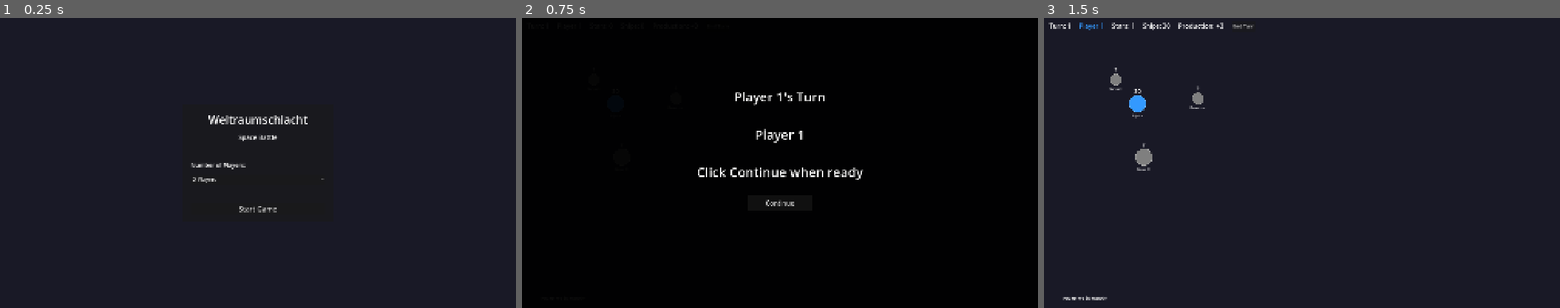
Above: before the commit, frames 1-3 (left to right).
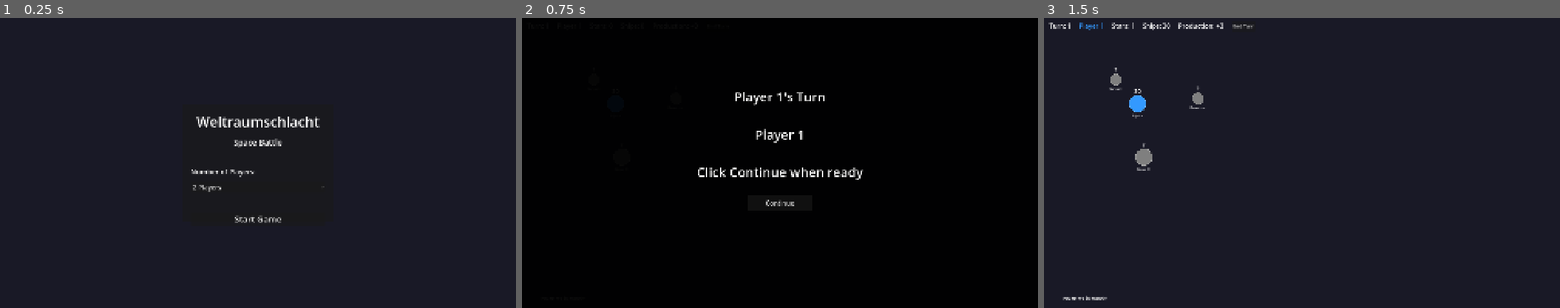
Above: after the commit, the same moments.

Repository: chrbayer/wrs
Game: Godot game, scene res://scenes/main.tscn
The game is run twice, just before and just after one commit, with the same random seed, the same clock (stepped at 60 frames per second) and the same inputs.
Inputs:
- Up to frame 1 (0.25 s): no input
- Up to frame 2 (0.75 s): click "Start Game" at 0.5 s
- Up to frame 3 (1.5 s): click "Continue" at 1.25 s

The runs differ from the first frame. In frame 1, 1.4% of the frame differs, in the area x 37-63%, y 33-71%; in frame 2, nothing differs; in frame 3, nothing differs.

Commit message:
Add new game mechanics proposals (FUT-07 to FUT-14) and increase setup screen font sizes
New future requirements for strategic depth:
- FUT-07: Bomber ship type (half speed, 3/2 attack, 2/3 defense)
- FUT-08: Conquest reduces production by 1
- FUT-09: Production rate upgrades (max 8)
- FUT-10: Defense batteries (max 3, visible presence)
- FUT-11: Battery maintenance costs
- FUT-12: Bomber economic damage (ratio-based)
- FUT-13: Minimum production rate of 1
- FUT-14: Mixed fleets with slowest speed

Also includes balance evaluation document.

Co-Authored-By: Claude Opus 4.5 <noreply@anthropic.com>

Diff:
--- a/scenes/main.tscn
+++ b/scenes/main.tscn
@@ -147,13 +147,13 @@
 
 [node name="TitleLabel" type="Label" parent="HUD/SetupScreen/VBox"]
 layout_mode = 2
-theme_override_font_sizes/font_size = 42
+theme_override_font_sizes/font_size = 52
 text = "Weltraumschlacht"
 horizontal_alignment = 1
 
 [node name="SubtitleLabel" type="Label" parent="HUD/SetupScreen/VBox"]
 layout_mode = 2
-theme_override_font_sizes/font_size = 24
+theme_override_font_sizes/font_size = 30
 text = "Space Battle"
 horizontal_alignment = 1
 
@@ -163,12 +163,12 @@
 
 [node name="PlayerCountLabel" type="Label" parent="HUD/SetupScreen/VBox"]
 layout_mode = 2
-theme_override_font_sizes/font_size = 22
+theme_override_font_sizes/font_size = 26
 text = "Number of Players:"
 
 [node name="PlayerCountOption" type="OptionButton" parent="HUD/SetupScreen/VBox"]
 layout_mode = 2
-theme_override_font_sizes/font_size = 20
+theme_override_font_sizes/font_size = 24
 
 [node name="Spacer2" type="Control" parent="HUD/SetupScreen/VBox"]
 custom_minimum_size = Vector2(0, 30)
@@ -176,7 +176,7 @@
 
 [node name="StartGameButton" type="Button" parent="HUD/SetupScreen/VBox"]
 layout_mode = 2
-theme_override_font_sizes/font_size = 26
+theme_override_font_sizes/font_size = 32
 text = "Start Game"
 
 [node name="CombatReportScreen" type="Panel" parent="HUD"]
Not shown, added: FUT-07-14-BEWERTUNG.md
Not shown, changed: REQUIREMENTS.md
